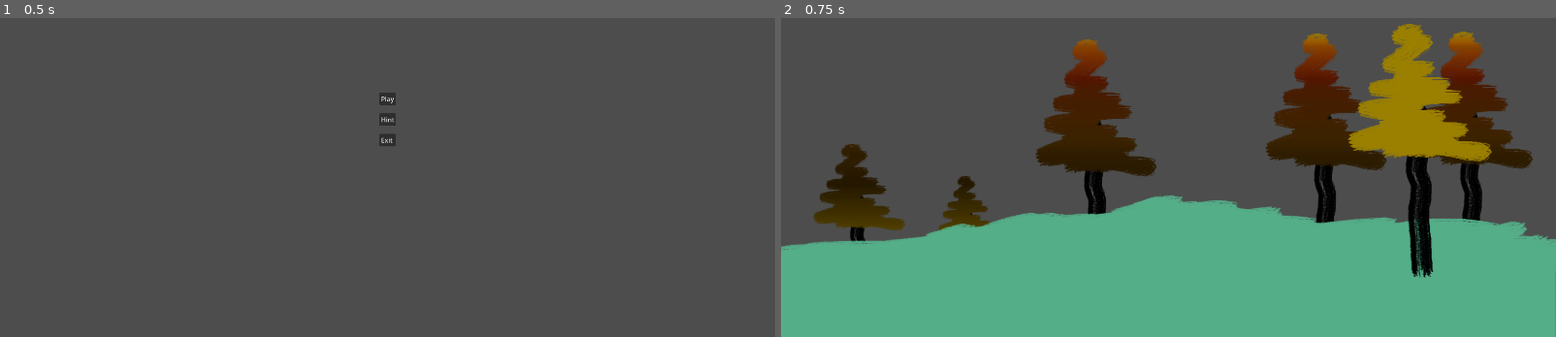
Above: before the commit, frames 1-2 (left to right).
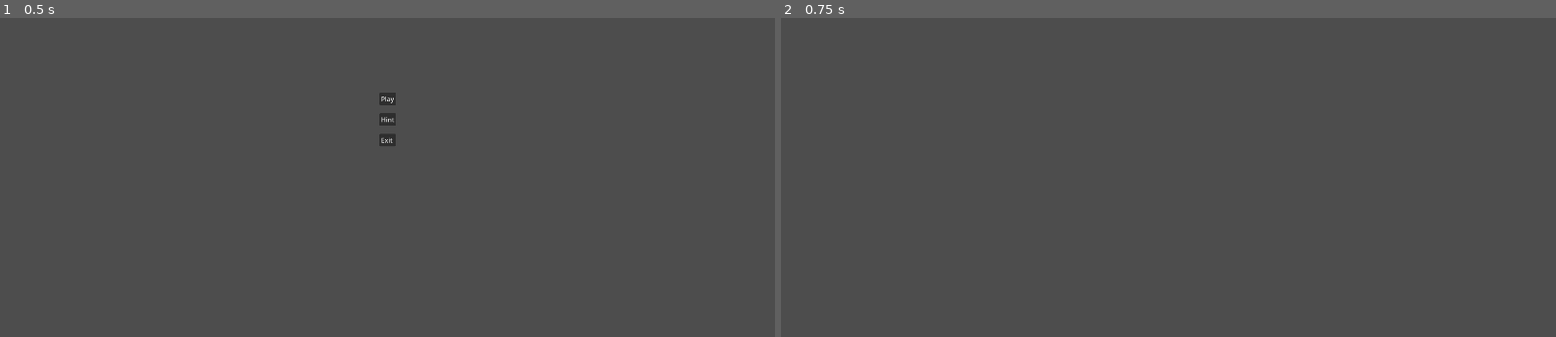
Above: after the commit, the same moments.

Repository: PWolf48/team_skibidi
Game: Godot game, scene res://scenes/main_menu.tscn
The game is run twice, just before and just after one commit, with the same random seed, the same clock (stepped at 60 frames per second) and the same inputs.
Inputs:
- Up to frame 1 (0.5 s): no input
- Up to frame 2 (0.75 s): click "Play" at 0.5 s

Frame 1 is identical in both runs. In frame 2, 53% of the frame differs, in the area x 0-100%, y 1-100%.

Commit message:
test_
test

Diff:
--- a/scenes/testmain.tscn
+++ b/scenes/testmain.tscn
@@ -1,26 +1,28 @@
 [gd_scene load_steps=4 format=3 uid="uid://rd2310hjjuu7"]
 
-[ext_resource type="Texture2D" uid="uid://dmvytxv5o3bgd" path="res://assets/treeObstacle.png" id="1_117ec"]
-[ext_resource type="Texture2D" uid="uid://yfilpca7v6os" path="res://assets/grassType.png" id="2_k11f7"]
-[ext_resource type="Texture2D" uid="uid://bs0hwhd2d05ok" path="res://assets/treeType.png" id="3_iu61s"]
+[ext_resource type="Texture2D" uid="uid://j3juun7sapt3" path="res://assets/whitegrass.png" id="1_nf085"]
+
+[sub_resource type="TileSetAtlasSource" id="TileSetAtlasSource_aanic"]
+texture = ExtResource("1_nf085")
+texture_region_size = Vector2i(512, 512)
+0:0/0 = 0
+1:0/0 = 0
+2:0/0 = 0
+3:0/0 = 0
+4:0/0 = 0
+0:1/0 = 0
+1:1/0 = 0
+2:1/0 = 0
+3:1/0 = 0
+4:1/0 = 0
+
+[sub_resource type="TileSet" id="TileSet_utsmc"]
+tile_size = Vector2i(512, 512)
+sources/1 = SubResource("TileSetAtlasSource_aanic")
 
 [node name="Main" type="Node2D"]
 
-[node name="Obstacle" type="Node2D" parent="."]
+[node name="Tilemaps" type="Node" parent="."]
 
-[node name="Sprite2D" type="Sprite2D" parent="Obstacle"]
-light_mask = 2
-z_index = 1
-position = Vector2(1582, 618)
-texture = ExtResource("1_117ec")
-
-[node name="GrassType" type="Sprite2D" parent="."]
-light_mask = 0
-position = Vector2(992, 977)
-texture = ExtResource("2_k11f7")
-
-[node name="tree background" type="Sprite2D" parent="."]
-light_mask = 0
-z_index = -1
-position = Vector2(971, 646)
-texture = ExtResource("3_iu61s")
+[node name="Grass" type="TileMapLayer" parent="Tilemaps"]
+tile_set = SubResource("TileSet_utsmc")
Binary file added: assets/bnw/background/background_layer_1.png
Not shown, added: assets/bnw/background/background_layer_1.png.import
Binary file added: assets/bnw/background/background_layer_2.png
Not shown, added: assets/bnw/background/background_layer_2.png.import
Binary file added: assets/bnw/background/background_layer_3.png
Not shown, added: assets/bnw/background/background_layer_3.png.import
Binary file added: assets/bnw/character/char_blue.png
Not shown, added: assets/bnw/character/char_blue.png.import
Binary file added: assets/bnw/decorations/fence_1.png
Not shown, added: assets/bnw/decorations/fence_1.png.import
Binary file added: assets/bnw/decorations/fence_2.png
Not shown, added: assets/bnw/decorations/fence_2.png.import
(and 56 more such lines)
